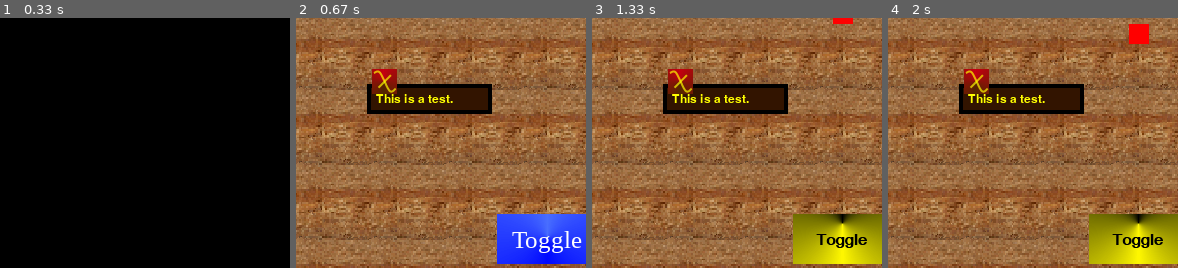
Above: before the commit, frames 1-4 (left to right).
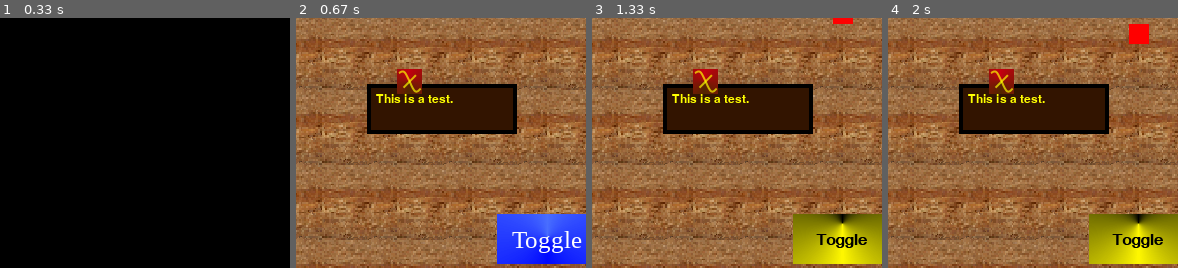
Above: after the commit, the same moments.

Repository: pwilliams12/simple_pygame
Game: pygame game, started from game.py
Same seed, same stepped clock (60 frames per second), same inputs: the game is played once before the commit and once after it.
Inputs (mouse positions are % of the whole screen's width and height, from its top left):
- Up to frame 1 (0.33 s): no input
- Up to frame 2 (0.67 s): click (50, 50) at 0.38 s
- Up to frame 3 (1.33 s): click (51, 57) at 0.85 s; click (19, 35) at 1.27 s
- Up to frame 4 (2 s): click (87, 85) at 1.62 s; click (52, 16) at 1.98 s
The pictures show only the part of the screen within x 8-58%, y 11-61%; the shares and areas given below are measured in that part.

Frame 1 is identical in both runs. In frame 2, 7.7% of the frame differs, in the area x 24-77%, y 20-47%; in frame 3, 7.7%; in frame 4, 7.7%.

Commit message:
Get basic game working with Python 3.x

Diff:
--- a/game.py
+++ b/game.py
@@ -42,8 +42,8 @@
         self.tboard_text = ['This is a test.']
         self.tboard_x = 120
         self.tboard_y = 120
-        self.tboard_width = 125
-        self.tboard_height = 30
+        self.tboard_width = 150
+        self.tboard_height = 50
         self.tboard_rect = pygame.Rect(self.tboard_x, self.tboard_y, self.tboard_width, self.tboard_height)
         self.tboard_bgcolor = pygame.Color(50, 20, 0)
         self.tboard = MessageBoard(self.screen,
--- a/widgets.py
+++ b/widgets.py
@@ -125,6 +125,8 @@
             self.rect.top + self.border_width,
             self.rect.width - self.border_width * 2,
             self.rect.height - self.border_width * 2)
+
+        print("Rectagle dim: BL = {}, TR = {} ".format(text_rect.bottomleft, text_rect.topright))
 
         x_pos = text_rect.left
         y_pos = text_rect.top
